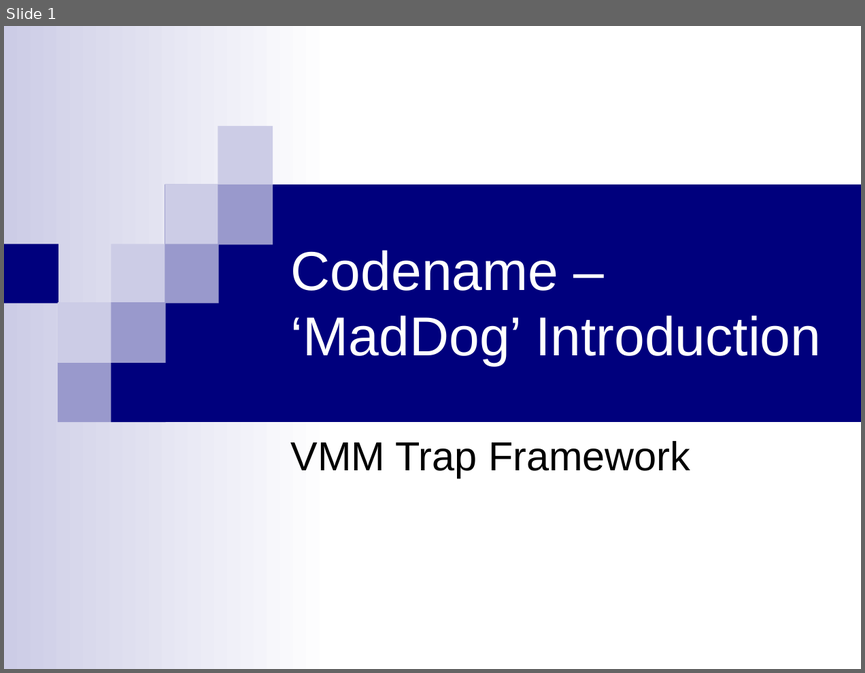
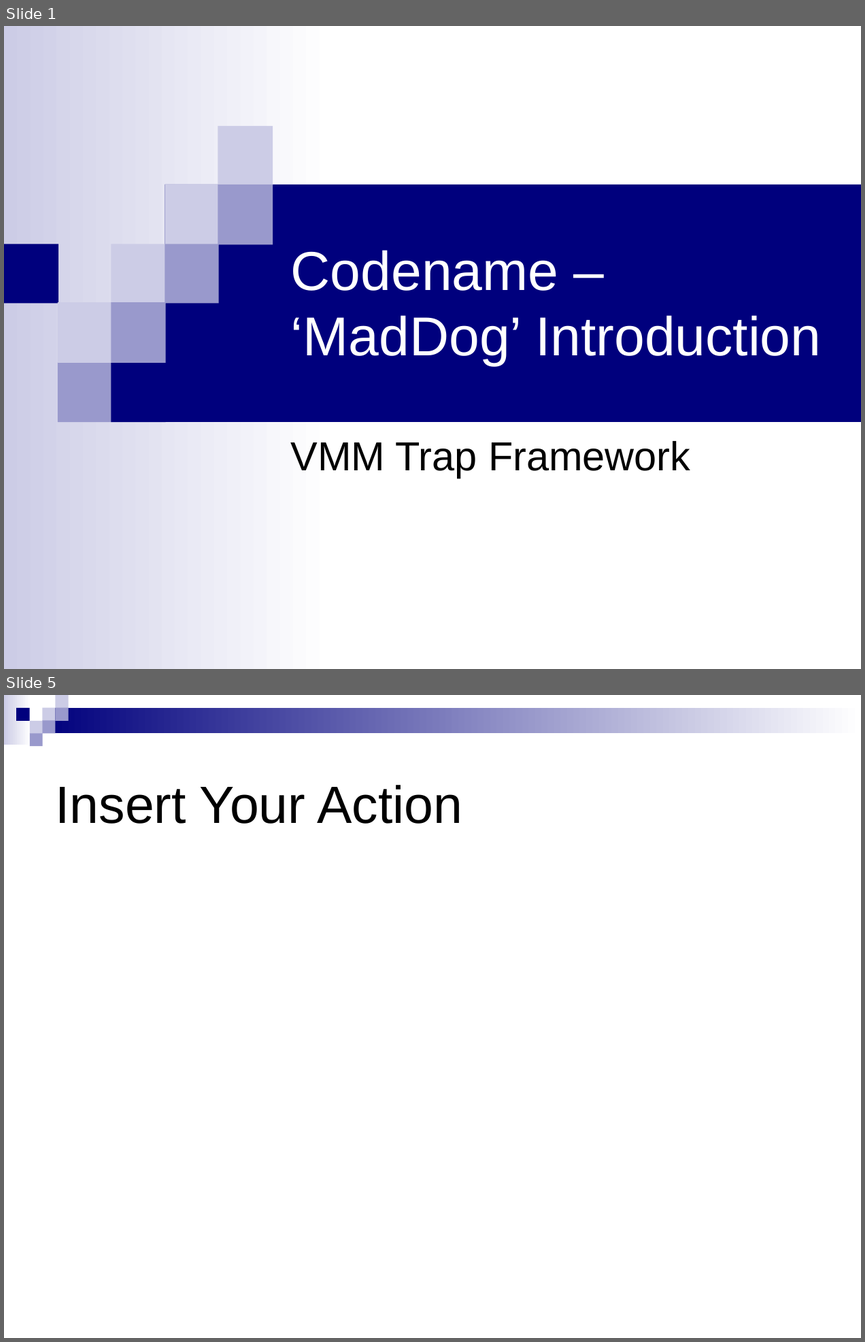
Before and after one commit to xdel/bluepillstudy, a slide deck: Framework/MadDog/doc/MadDog Project.ppt. Shown one above the other, each under a label of ours: slide 1 before the commit, slides 1 and 5 after it; the slides between them are not shown. The pictures are 865x673 and 865x1342 pixels, drawn with LibreOffice and Linux fonts; fonts in the diff are those of the drawing. Boxes give left, top, right and bottom in pixels: in the first picture for what was removed or moved away, otherwise in the second. Text is boxed around its words. In the diff, an @@ line names an element or a change of style, - is before the commit and + after.

```diff
--- a/Framework/MadDog/doc/MadDog Project.ppt
+++ b/Framework/MadDog/doc/MadDog Project.ppt
@@ slide 5 added at <box>4,695,861,1338</box>, background #FFFFFF @@
@@ group added at <box>4,695,861,747</box>: 9 rectangles @@
@@ title added at <box>55,785,463,824</box>, 44 pt, text #000000 @@
+Insert Your Action
```
Also in this commit, not shown: 4 other slides added, 3 other files.
